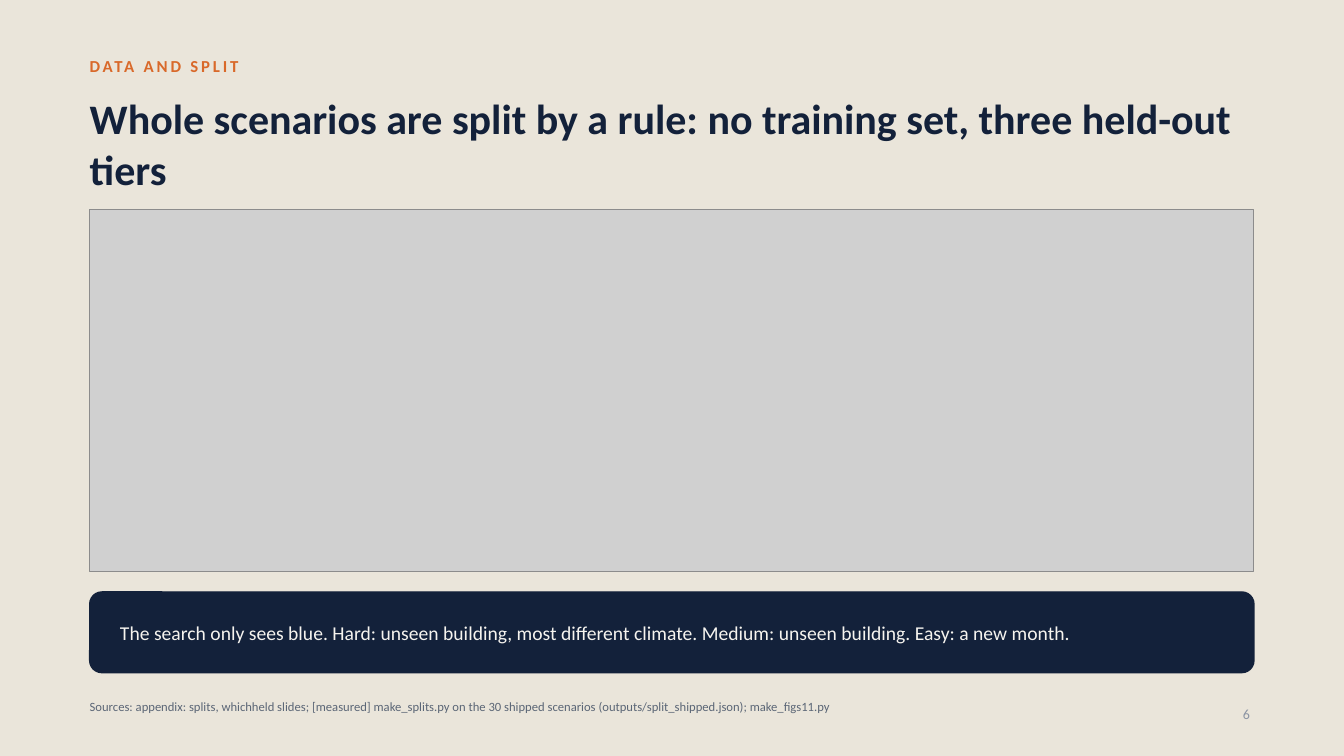
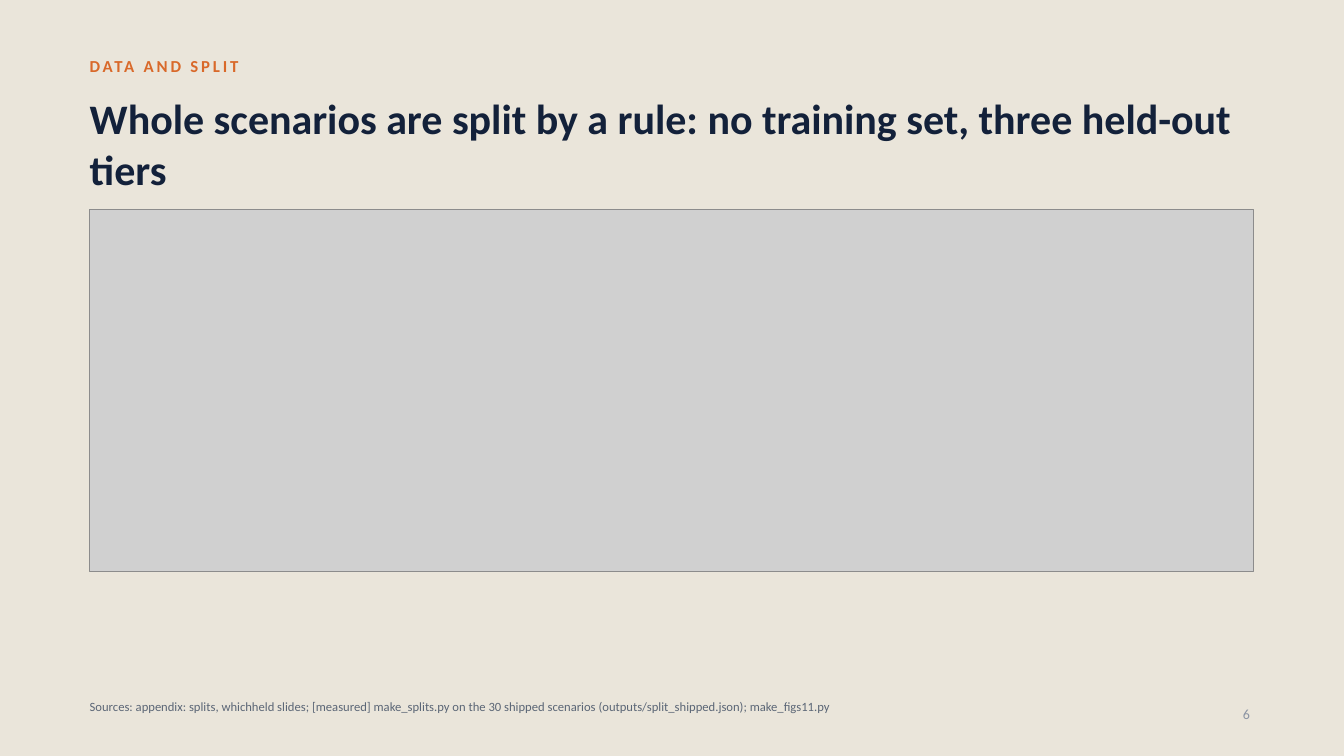
Before and after one commit to srivathsanb14/working-code, a slide deck: slide 6 of docs/One_Controller_for_Every_Building_meeting.pptx. Drawn at 1344x756 pixels with LibreOffice and Linux fonts; fonts in the diff are those of the drawing; grey boxes stand for pictures. Boxes give left, top, right and bottom in pixels: in the first picture for what was removed or moved away, otherwise in the second. Text is boxed around its words. In the diff, an @@ line names an element or a change of style, - is before the commit and + after.

```diff
--- a/docs/One_Controller_for_Every_Building_meeting.pptx
+++ b/docs/One_Controller_for_Every_Building_meeting.pptx
@@ rounded rectangle removed at [90, 592, 1254, 673] @@
@@ text removed at [120, 626, 1070, 644] @@
-The search only sees blue. Hard: unseen building, most different climate. Medium: unseen building. Easy: a new month.
```
Also in this commit, not shown: 25 other slides changed, 1 slide added, 3 slides removed, 50 other files.
